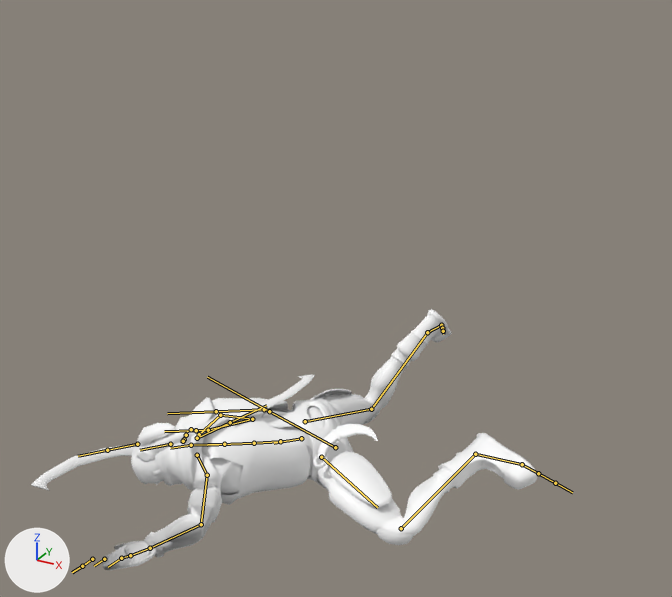
Before and after pictures for a commit that changed the FBX model Ko-Fi Engine/Ko-Fi/Assets/Models/Characters/Zhib/zhib.fbx.
Both versions are drawn from a 50 mm lens placed at (1660.0, -5903.0, 3089.0), pointed at (-686.0, -1637.0, 956.0). The axes (+X, +Y, +Z) are drawn at lower left. The lights are the same throughout. Both versions are drawn at frame 440 of the action 'zhib_armature|zhib_reel'; the numbers are the values there. The bones that bend it are drawn over the model as lines.

In view in the first picture: 'zhib_karambit', 'zhib_khopesh', 'zhib_khopesh_back', 'zhib_low'.
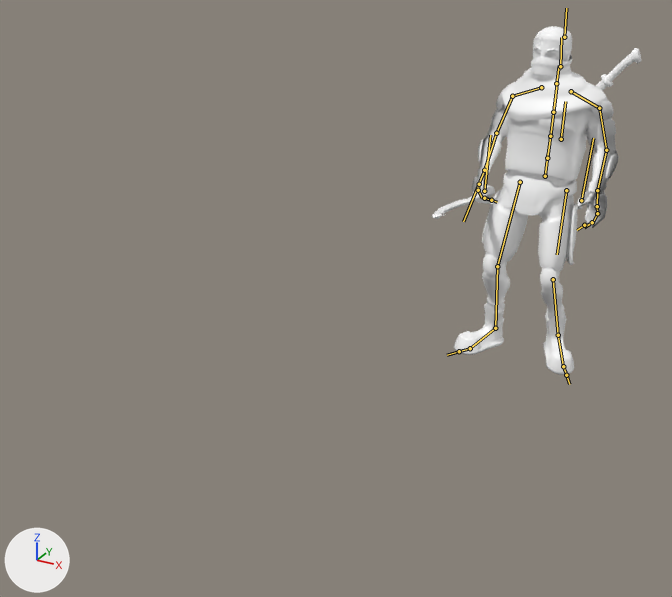
What differs and where, as boxes (x1, y1, x2, y2) in the pictures (672 x 597 px):
'zhib_low', posed (62% narrower, 34% taller): before (102, 309, 537, 570); after (454, 26, 619, 375)
'zhib_khopesh_back', posed: before (137, 375, 315, 462); after (596, 48, 641, 91)
'zhib_khopesh', posed: before (31, 444, 137, 491); after (432, 185, 495, 219)
'zhib_karambit', posed: before (312, 424, 378, 468); after (577, 191, 590, 209)
bone 'zhib_hips', root to tip: before (301, 438) to (274, 443); after (545, 176) to (548, 152)
bone 'zhib_spine', root to tip: before (280, 441) to (254, 443); after (547, 158) to (550, 136)
bone 'zhib_spine_1', root to tip: before (254, 443) to (207, 445); after (550, 136) to (555, 97)
bone 'zhib_spine_2', root to tip: before (224, 444) to (190, 445); after (553, 112) to (557, 83)
bone 'zhib_neck', root to tip: before (191, 445) to (170, 448); after (556, 83) to (559, 65)
bone 'zhib_left_shoulder', root to tip: before (197, 455) to (207, 475); after (571, 91) to (599, 108)
bone 'zhib_left_arm', root to tip: before (207, 475) to (201, 524); after (599, 108) to (606, 150)
bone 'zhib_left_forearm', root to tip: before (201, 524) to (150, 548); after (606, 150) to (597, 190)
bone 'zhib_left_hand', root to tip: before (150, 548) to (130, 555); after (597, 190) to (597, 206)
bone 'zhib_left_hand_index_1', root to tip: before (130, 555) to (121, 558); after (597, 206) to (597, 213)
bone 'zhib_left_hand_index_3', root to tip: before (104, 559) to (94, 566); after (592, 222) to (584, 227)
bone 'zhib_right_shoulder', root to tip: before (199, 434) to (220, 415); after (541, 87) to (512, 96)
bone 'zhib_right_arm', root to tip: before (220, 415) to (252, 419); after (512, 96) to (496, 133)
bone 'zhib_right_forearm', root to tip: before (252, 419) to (208, 430); after (496, 133) to (484, 170)
bone 'zhib_right_hand', root to tip: before (208, 430) to (164, 431); after (484, 170) to (463, 221)
bone 'zhib_right_hand_index_1', root to tip: before (196, 430) to (191, 429); after (479, 184) to (478, 190)
bone 'zhib_right_hand_index_3', root to tip: before (186, 435) to (185, 437); after (484, 198) to (490, 200)
bone 'zhib_khopesh_back', root to tip: before (264, 409) to (216, 411); after (561, 139) to (565, 101)
bone 'zhib_left_up_leg', root to tip: before (321, 457) to (377, 507); after (566, 190) to (557, 254)
bone 'zhib_left_leg', root to tip: before (401, 528) to (475, 454); after (553, 279) to (558, 335)
bone 'zhib_left_foot', root to tip: before (475, 454) to (520, 464); after (558, 335) to (563, 365)
bone 'zhib_left_toe_base', root to tip: before (522, 464) to (538, 473); after (563, 366) to (566, 375)
bone 'zhib_right_up_leg', root to tip: before (305, 421) to (371, 409); after (520, 182) to (497, 266)
bone 'zhib_right_leg', root to tip: before (371, 409) to (427, 332); after (497, 266) to (495, 328)
bone 'zhib_right_foot', root to tip: before (427, 332) to (441, 325); after (495, 328) to (470, 348)

The edits, one by one:
Object 'zhib_armature' (bone_rig_object) is rescaled from (1.0, 1.0, 1.0) to (0.992, 0.992, 0.992).
Bone 'zhib_hips' (bone_zhib_hips) moves from (-996.0, -1139.0, 2115.0) to (-325.0, -37.0, 41.0).
Bone 'zhib_hips' (bone_zhib_hips) turns from (96, -43, -9) to (-4, -2, -2) degrees about its own x, y and z.
Bone 'zhib_hips' (bone_zhib_hips) is rescaled from (1.0, 1.0, 1.0) to (0.99, 0.99, 0.99).
Bone 'zhib_spine' (bone_zhib_spine) turns from (0, 1, 7) to (1, -1, 0) degrees about its own x, y and z.
Bone 'zhib_spine' (bone_zhib_spine) is rescaled from (1.0, 1.0, 1.0) to (0.99, 1.0, 0.99).
Bone 'zhib_spine_1' (bone_zhib_spine_1) turns from (1, 3, 3) to (1, -3, 0) degrees about its own x, y and z.
Bone 'zhib_spine_1' (bone_zhib_spine_1) is rescaled from (1.0, 1.0, 1.0) to (0.99, 1.0, 0.99).
Bone 'zhib_spine_2' (bone_zhib_spine_2) turns from (1, 3, 3) to (1, -3, 0) degrees about its own x, y and z.
Bone 'zhib_spine_2' (bone_zhib_spine_2) is rescaled from (1.0, 1.0, 1.0) to (0.99, 1.0, 0.99).
Bone 'zhib_neck' (bone_zhib_neck) turns from (13, -8, 6) to (0, 2, -1) degrees about its own x, y and z.
Bone 'zhib_neck' (bone_zhib_neck) is rescaled from (1.0, 1.0, 1.0) to (0.99, 1.0, 0.99).
Bone 'zhib_left_shoulder' (bone_zhib_left_shoulder) turns from (-5, -1, -3) to (0, -2, -5) degrees about its own x, y and z.
Bone 'zhib_left_arm' (bone_zhib_left_arm) turns from (-79, -76, 113) to (59, 13, 24) degrees about its own x, y and z.
Bone 'zhib_left_forearm' (bone_zhib_left_forearm) turns from (12, -17, 53) to (17, -9, 24) degrees about its own x, y and z.
Bone 'zhib_left_hand' (bone_zhib_left_hand) turns from (-22, 31, -16) to (9, 2, -28) degrees about its own x, y and z.
Bone 'zhib_left_hand_index_1' (bone_zhib_left_hand_index_1) turns from (-9, 0, 2) to (-30, 11, 19) degrees about its own x, y and z.
Bone 'zhib_left_hand_index_3' (bone_zhib_left_hand_index_3) turns from (7, 7, 11) to (13, 15, 32) degrees about its own x, y and z.
Bone 'zhib_right_shoulder' (bone_zhib_right_shoulder) turns from (10, 0, 4) to (0, -4, -5) degrees about its own x, y and z.
Bone 'zhib_right_arm' (bone_zhib_right_arm) turns from (33, 49, -8) to (57, -10, -24) degrees about its own x, y and z.
Bone 'zhib_right_forearm' (bone_zhib_right_forearm) turns from (-12, 17, -132) to (17, 9, -26) degrees about its own x, y and z.
Bone 'zhib_right_hand' (bone_zhib_right_hand) turns from (-30, -31, 64) to (-2, 4, 23) degrees about its own x, y and z.
Bone 'zhib_right_hand_index_1' (bone_zhib_right_hand_index_1) turns from (-20, -1, -13) to (5, -1, -12) degrees about its own x, y and z.
Bone 'zhib_right_hand_index_3' (bone_zhib_right_hand_index_3) turns from (11, -5, 7) to (38, -15, 4) degrees about its own x, y and z.
Bone 'zhib_khopesh_back' (bone_zhib_khopesh_back) turns from (0, 4, 1) to (-1, 4, 0) degrees about its own x, y and z.
Bone 'zhib_khopesh_back' (bone_zhib_khopesh_back) is rescaled from (1.0, 1.0, 1.0) to (0.99, 0.99, 0.99).
Bone 'zhib_left_up_leg' (bone_zhib_left_up_leg) turns from (19, -67, 44) to (5, -5, 1) degrees about its own x, y and z.
Bone 'zhib_left_leg' (bone_zhib_left_leg) turns from (-82, 3, -8) to (-31, -5, 2) degrees about its own x, y and z.
Bone 'zhib_left_foot' (bone_zhib_left_foot) turns from (-1, 6, -6) to (12, -9, 0) degrees about its own x, y and z.
Bone 'zhib_left_toe_base' (bone_zhib_left_toe_base) turns from (-10, 3, -1) to (-1, 0, 0) degrees about its own x, y and z.
Bone 'zhib_right_up_leg' (bone_zhib_right_up_leg) turns from (15, 8, -23) to (5, 10, -3) degrees about its own x, y and z.
Bone 'zhib_right_leg' (bone_zhib_right_leg) turns from (-58, -2, 1) to (-22, 2, -3) degrees about its own x, y and z.
Bone 'zhib_right_foot' (bone_zhib_right_foot) turns from (4, -1, -1) to (8, 7, 1) degrees about its own x, y and z.
